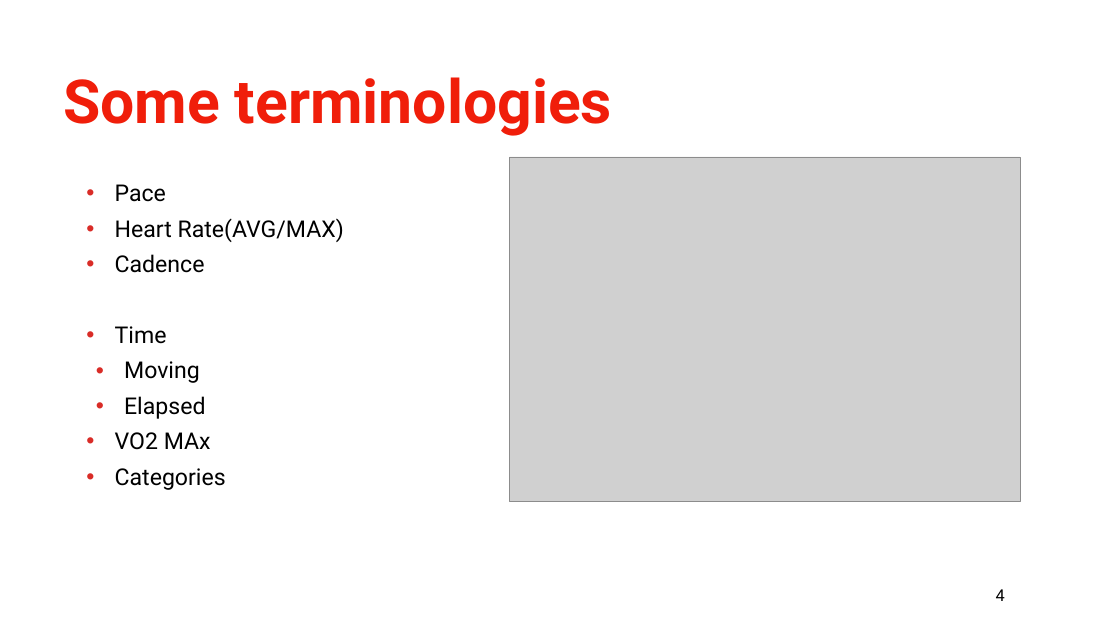
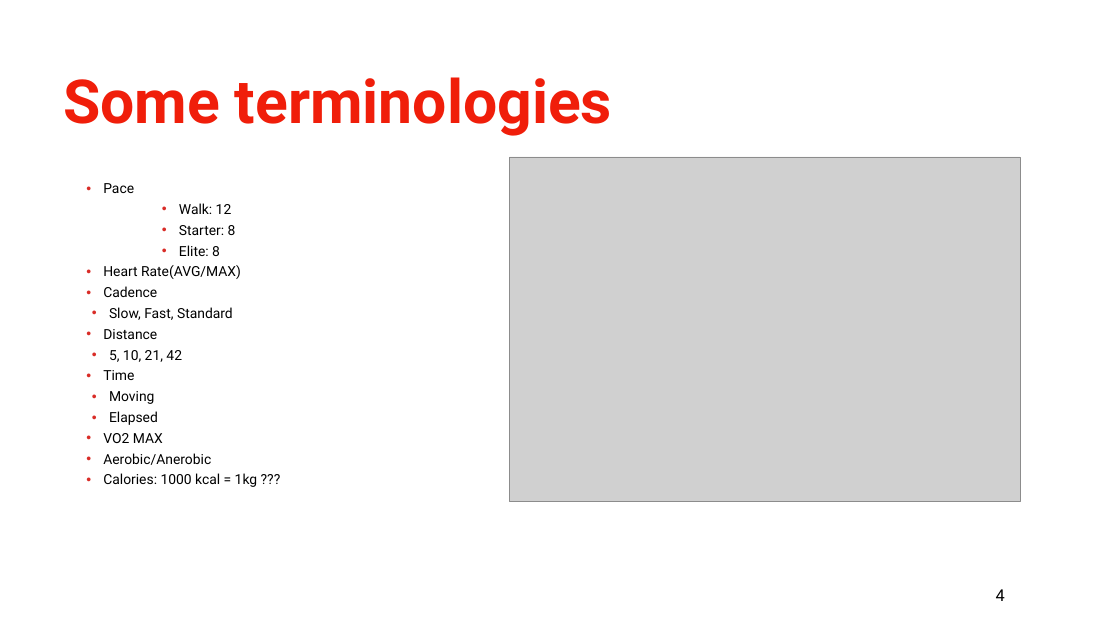
Before and after one commit to khanhnguyen18/running, a slide deck: slide 4 of Running.pptx. Drawn at 1120x630 pixels with LibreOffice and Linux fonts; fonts in the diff are those of the drawing; grey boxes stand for pictures; background and template pictures are left out. Boxes give left, top, right and bottom in pixels: in the first picture for what was removed or moved away, otherwise in the second. Text is boxed around its words. In the diff, an @@ line names an element or a change of style, - is before the commit and + after.

```diff
--- a/Running.pptx
+++ b/Running.pptx
@@ text at (103, 183, 241, 425): size 39.6 to 23.8 pt in "Pace", "Heart Rate(AVG/MAX)", "Cadence", "Time" and 2 more places; indent changed; less space between paragraphs @@
@@ text at (179, 203, 236, 256): paragraphs added @@
+          • Walk: 12
+          • Starter: 8
+          • Elite: 8
@@ text at (103, 307, 233, 362): paragraphs added @@
+  • Slow, Fast, Standard
+• Distance
+  • 5, 10, 21, 42
@@ text at (103, 433, 257, 487): text changed; size 39.6 to 23.8 pt @@
-• VO2 MAx
-• Categories
+• VO2 MAX
+• Aerobic/Anerobic
+• Calories: 1000 kcal = 1kg ???
```
Also in this commit, not shown: 3 other slides changed, 3 other files.
